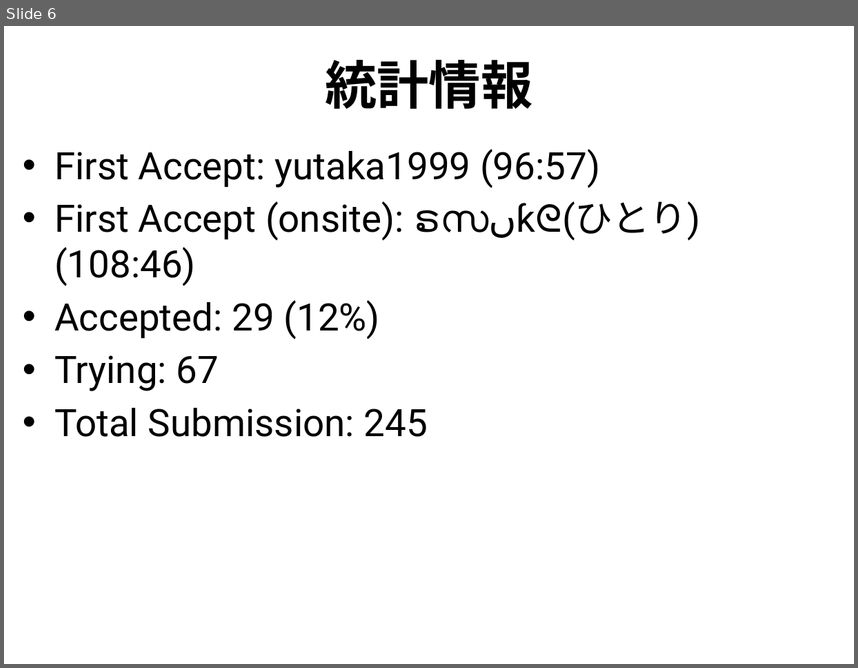
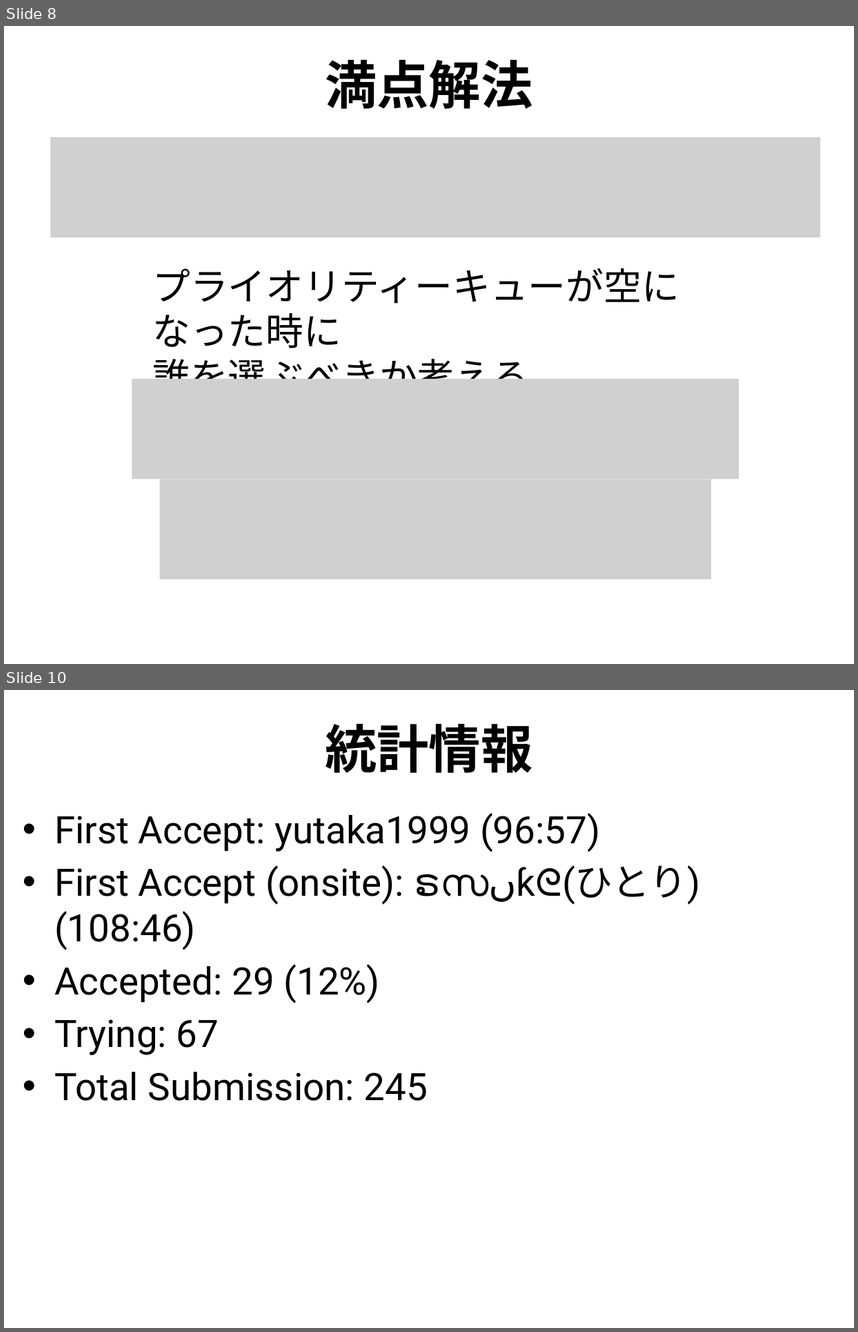
Before and after one commit to utpcjp/utpcjp.github.com, a slide deck: 2013/slides/G.pptx. Shown one above the other, each under a label of ours: slide 6 before the commit, slides 8 and 10 after it; the slides between them are not shown. The pictures are 858x668 and 858x1332 pixels, drawn with LibreOffice and Linux fonts; fonts in the diff are those of the drawing; grey boxes stand for pictures. Boxes give left, top, right and bottom in pixels: in the first picture for what was removed or moved away, otherwise in the second. Text is boxed around its words. In the diff, an @@ line names an element or a change of style, - is before the commit and + after.

```diff
--- a/2013/slides/G.pptx
+++ b/2013/slides/G.pptx
@@ slide 8 added at (x1=4, y1=26, x2=854, y2=664), background #FFFFFF @@
@@ title added at (x1=325, y1=60, x2=533, y2=109), 44 pt, text #000000, bold @@
+満点解法
@@ picture added at (x1=51, y1=137, x2=821, y2=238) @@
@@ text added at (x1=152, y1=267, x2=680, y2=379), 32 pt, text #000000 @@
+プライオリティーキューが空になった時に
+誰を選ぶべきか考える
@@ picture added at (x1=132, y1=379, x2=738, y2=479) @@
@@ picture added at (x1=159, y1=479, x2=711, y2=579) @@
@@ what was slide 6 is now slide 10 @@
```
Also in this commit, not shown: 4 slides changed, 4 other slides added, 1 slide removed, 6 other files.
